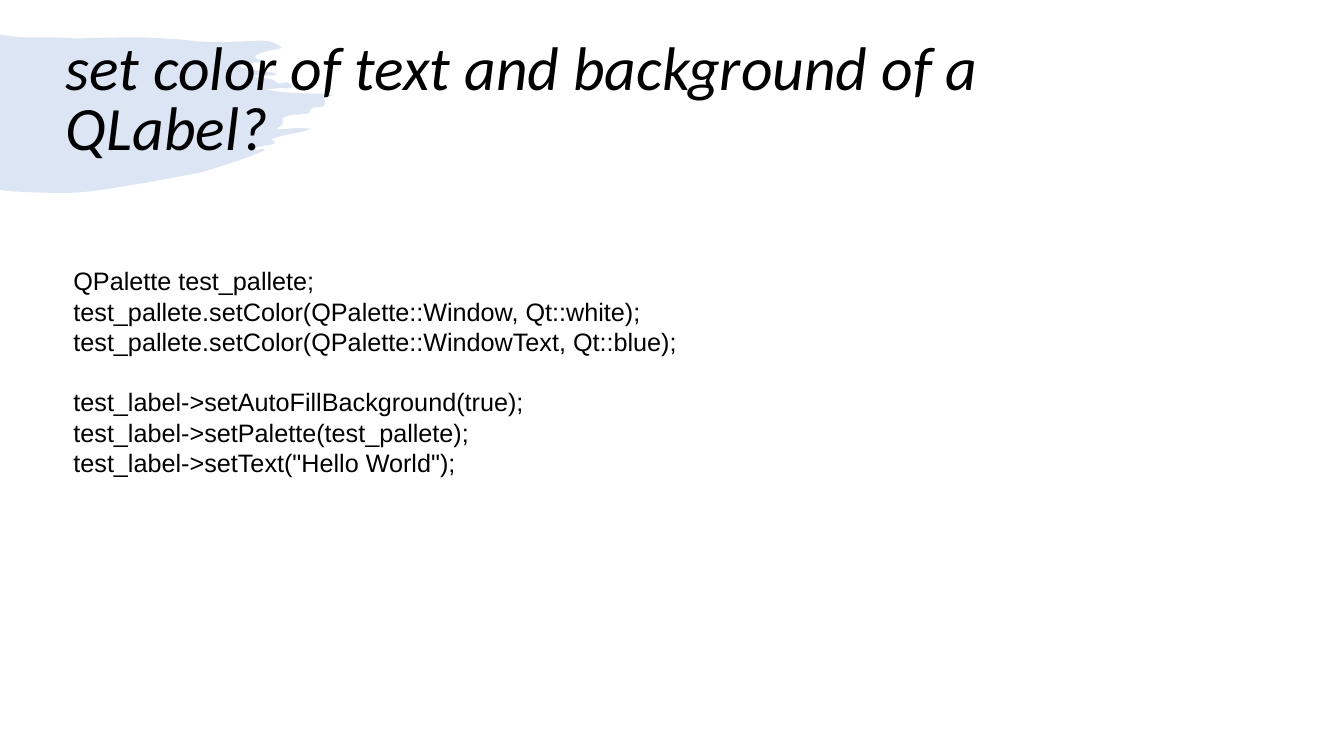
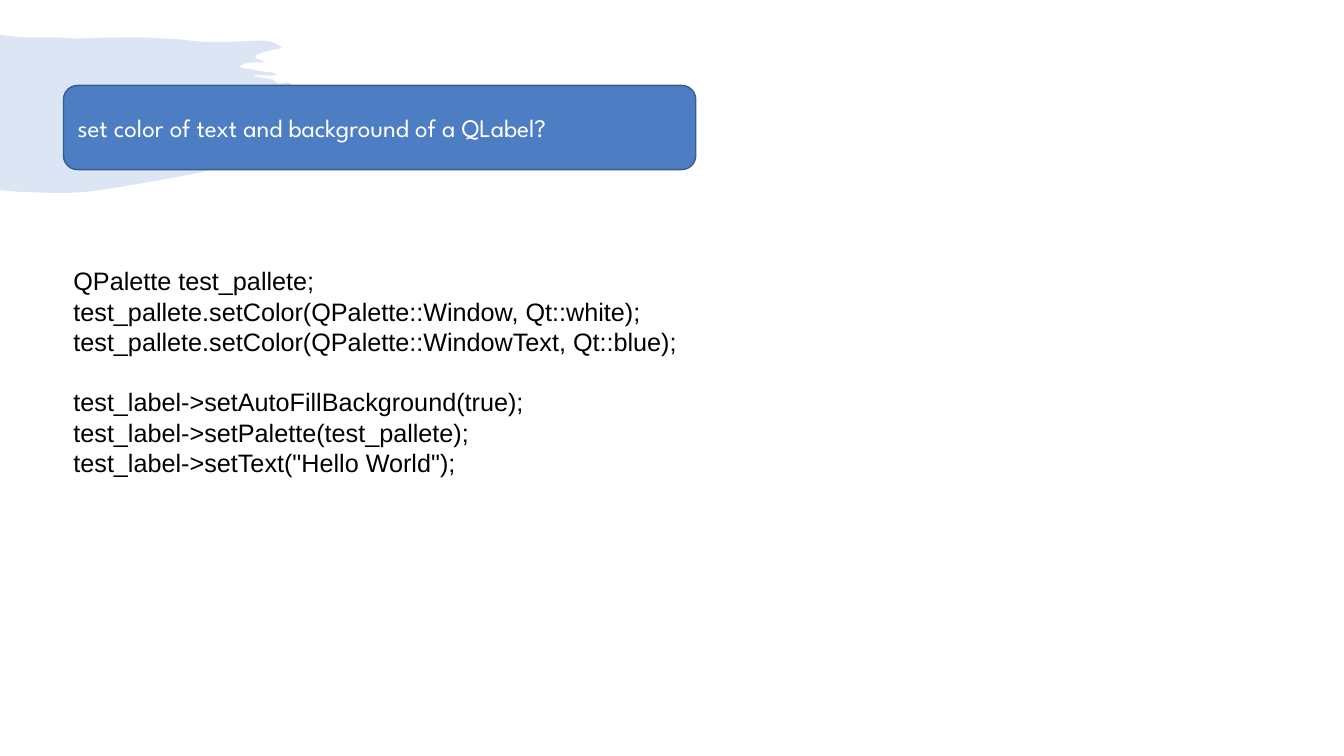
Before and after one commit to girishlande/QtProjects, a slide deck: slide 29 of learnings.pptx (slide 28 before the commit). Drawn at 1344x756 pixels with LibreOffice and Linux fonts; fonts in the diff are those of the drawing. Boxes give left, top, right and bottom in pixels: in the first picture for what was removed or moved away, otherwise in the second. Text is boxed around its words. In the diff, an @@ line names an element or a change of style, - is before the commit and + after.

```diff
--- a/learnings.pptx
+++ b/learnings.pptx
@@ rounded rectangle "set color of text and ...": place and size @@
-rounded rectangle "set color of text and ..." at bbox=[66, 47, 978, 159]
+rounded rectangle "set color of text and ..." at bbox=[64, 86, 696, 169]
@@ rounded rectangle "set color of text and ..." at bbox=[64, 86, 696, 169]: size 44 to 18 pt, font Calibri to League Spartan, text colour #000000 to #FFFFFF, italic off; line spacing 0.8 to 1; fill none to #4D7DC3; outline none to #395C90 1 pt @@
```
Also in this commit, not shown: 5 other slides changed, 3 slides added, 2 slides removed.
